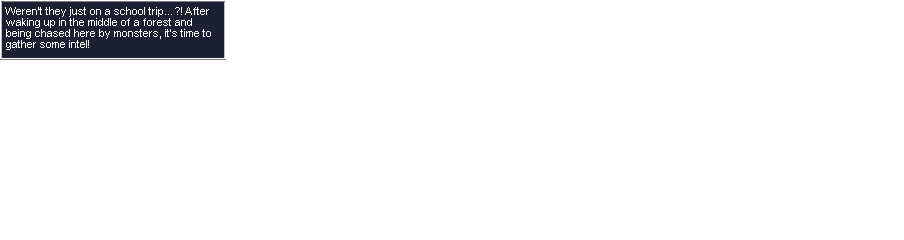
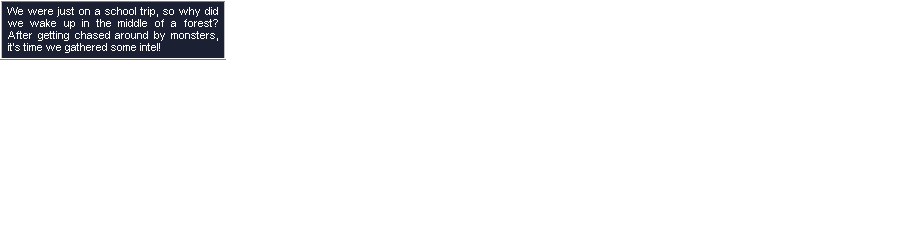
Comparing the layer stacks of the two 904 x 240 images. Changes:
added group "EN Sample" with 2 layers above "JP Sample" over bbox(7, 7, 218, 53)
renamed "English" to "EN 4 Lines", moved it into group "EN Sample", painted on it over bbox(5, 7, 218, 53)
added group "JP Sample" with 4 layers above "BG" over bbox(5, 7, 218, 53)
